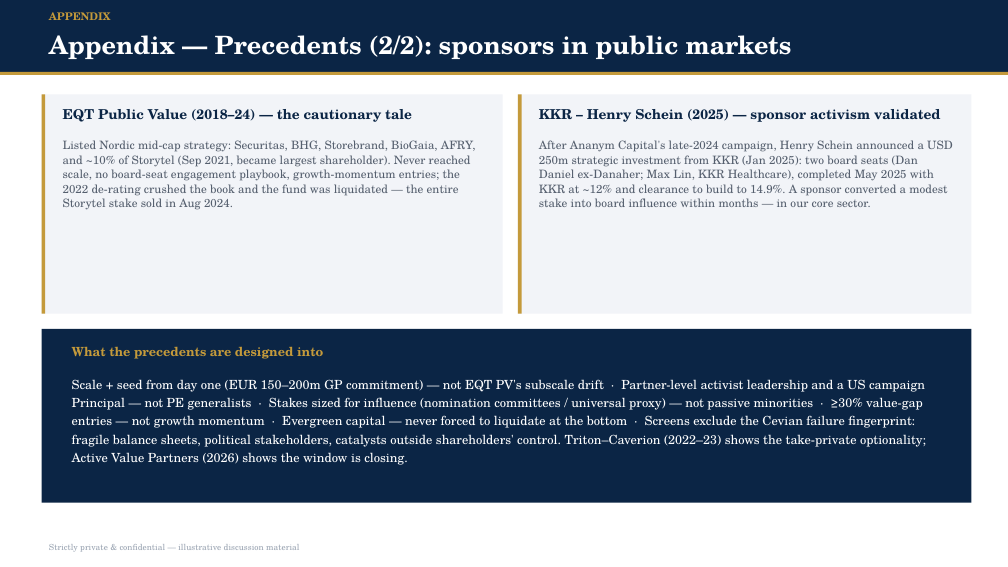
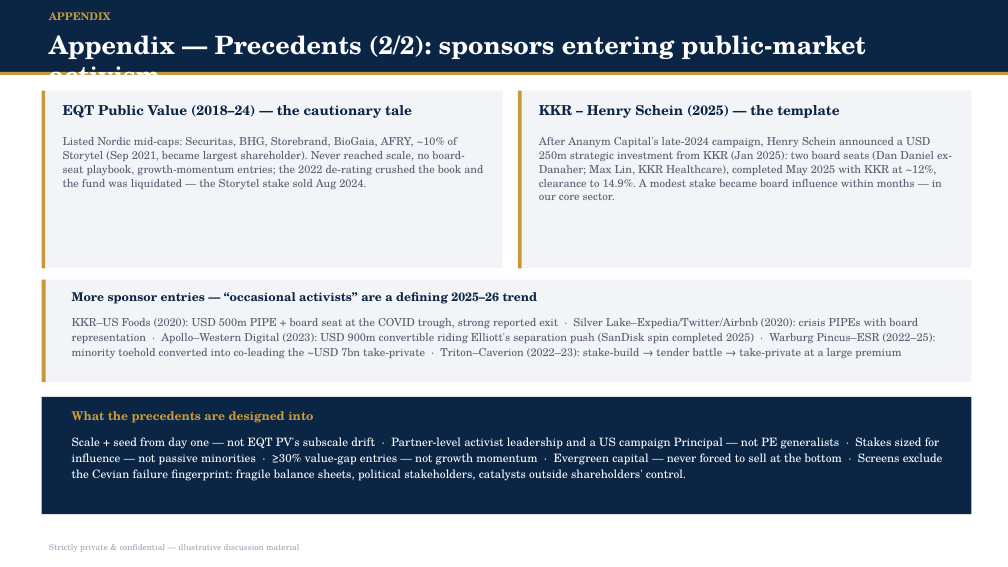
Before and after one commit to knutnyman/knutnyman, a slide deck: slide 18 of nordic-capital-activism-pitch/Nordic_Capital_Engaged_Equities_Deck.pptx (slide 17 before the commit). Drawn at 1008x567 pixels with LibreOffice and Linux fonts; fonts in the diff are those of the drawing. Boxes give left, top, right and bottom in pixels: in the first picture for what was removed or moved away, otherwise in the second. Text is boxed around its words. In the diff, an @@ line names an element or a change of style, - is before the commit and + after.

```diff
--- a/nordic-capital-activism-pitch/Nordic_Capital_Engaged_Equities_Deck.pptx
+++ b/nordic-capital-activism-pitch/Nordic_Capital_Engaged_Equities_Deck.pptx
@@ text at [49,35,866,75]: text changed @@
-Appendix — Precedents (2/2): sponsors in public markets
+Appendix — Precedents (2/2): sponsors entering public-market activism
@@ rectangle: place and size @@
-rectangle at [42,95,503,314]
+rectangle at [42,91,503,268]
@@ rectangle: place and size @@
-rectangle at [42,95,45,314]
+rectangle at [42,91,45,268]
@@ text "EQT Public Value (2018–24) — ...": place and size @@
-text "EQT Public Value (2018–24) — ..." at [63,109,412,122]
+text "EQT Public Value (2018–24) — ..." at [63,105,412,118]
@@ rectangle: place and size @@
-rectangle at [518,95,972,314]
+rectangle at [518,91,972,268]
@@ rectangle: place and size @@
-rectangle at [518,95,522,314]
+rectangle at [518,91,522,268]
@@ text at [539,105,839,118]: text changed @@
-KKR – Henry Schein (2025) — sponsor activism validated
+KKR – Henry Schein (2025) — the template
@@ text at [63,137,483,189]: text changed; size 11 to 10.5 pt @@
-Listed Nordic mid-cap strategy: Securitas, BHG, Storebrand, BioGaia, AFRY, and ~10% of Storytel (Sep 2021, became largest shareholder). Never reached scale, no board-seat engagement playbook, growth-momentum entries; the 2022 de-rating crushed the book and the fund was liquidated — the entire Storytel stake sold in Aug 2024.
+Listed Nordic mid-caps: Securitas, BHG, Storebrand, BioGaia, AFRY, ~10% of Storytel (Sep 2021, became largest shareholder). Never reached scale, no board-seat playbook, growth-momentum entries; the 2022 de-rating crushed the book and the fund was liquidated — the Storytel stake sold Aug 2024.
@@ text at [539,137,952,200]: text changed; size 11 to 10.5 pt @@
-After Ananym Capital's late-2024 campaign, Henry Schein announced a USD 250m strategic investment from KKR (Jan 2025): two board seats (Dan Daniel ex-Danaher; Max Lin, KKR Healthcare), completed May 2025 with KKR at ~12% and clearance to build to 14.9%. A sponsor converted a modest stake into board influence within months — in our core sector.
+After Ananym Capital's late-2024 campaign, Henry Schein announced a USD 250m strategic investment from KKR (Jan 2025): two board seats (Dan Daniel ex-Danaher; Max Lin, KKR Healthcare), completed May 2025 with KKR at ~12%, clearance to 14.9%. A modest stake became board influence within months — in our core sector.
@@ rectangle: place and size @@
-rectangle at [42,329,972,503]
+rectangle at [42,280,972,382]
@@ rectangle at [42,280,972,382]: fill #0B2545 to #F2F4F8 @@
@@ rectangle added at [42,280,46,382], fill #C49A3B @@
@@ text added at [72,292,538,304], 11.5 pt, text #0B2545, bold @@
+More sponsor entries — “occasional activists” are a defining 2025–26 trend
@@ text added at [72,318,936,358], 10.5 pt, text #555F6E @@
+KKR–US Foods (2020): USD 500m PIPE + board seat at the COVID trough, strong reported exit · Silver Lake–Expedia/Twitter/Airbnb (2020): crisis PIPEs with board representation · Apollo–Western Digital (2023): USD 900m convertible riding Elliott's separation push (SanDisk spin completed 2025) · Warburg Pincus–ESR (2022–25): minority toehold converted into co-leading the ~USD 7bn take-private · Triton–Caverion (2022–23): stake-build → tender battle → take-private at a large premium
@@ rectangle added at [42,397,972,514], fill #0B2545 @@
@@ text "What the precedents are designed ...": place and size @@
-text "What the precedents are designed ..." at [72,346,323,359]
+text "What the precedents are designed ..." at [72,411,313,423]
@@ text "What the precedents are designed ..." at [72,411,313,423]: size 12 to 11.5 pt @@
@@ text at [72,437,943,481]: text changed; size 12 to 11 pt @@
-Scale + seed from day one (EUR 150–200m GP commitment) — not EQT PV's subscale drift · Partner-level activist leadership and a US campaign Principal — not PE generalists · Stakes sized for influence (nomination committees / universal proxy) — not passive minorities · ≥30% value-gap entries — not growth momentum · Evergreen capital — never forced to liquidate at the bottom · Screens exclude the Cevian failure fingerprint: fragile balance sheets, political stakeholders, catalysts outside shareholders' control. Triton–Caverion (2022–23) shows the take-private optionality; Active Value Partners (2026) shows the window is closing.
+Scale + seed from day one — not EQT PV's subscale drift · Partner-level activist leadership and a US campaign Principal — not PE generalists · Stakes sized for influence — not passive minorities · ≥30% value-gap entries — not growth momentum · Evergreen capital — never forced to sell at the bottom · Screens exclude the Cevian failure fingerprint: fragile balance sheets, political stakeholders, catalysts outside shareholders' control.
```
Also in this commit, not shown: 1 other slide changed, 1 slide added, 3 other files.
